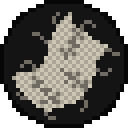
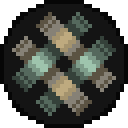
Layer changes from the first 128px x 128px image to the second:
painted on "Background copy" over [12, 12, 120, 120]
added layer "Pasted Layer" above "Background" over [12, 12, 120, 120]
